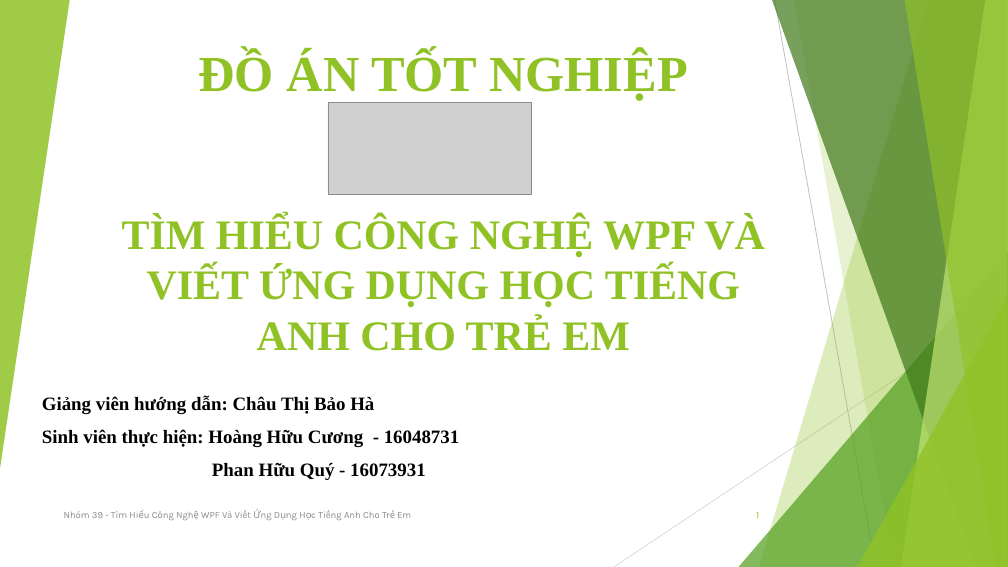
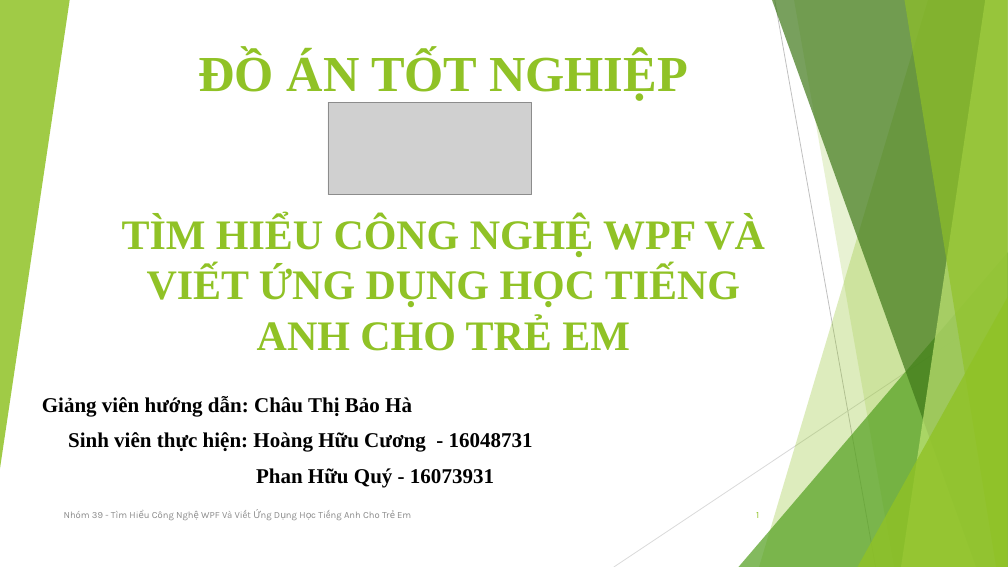
Before and after one commit to hoanghuucuong10/GameEnglish, a slide deck: slide 1 of TaiLieu/SlideBaoCao.pptx. Drawn at 1008x567 pixels with LibreOffice and Linux fonts; fonts in the diff are those of the drawing; grey boxes stand for pictures. Boxes give left, top, right and bottom in pixels: in the first picture for what was removed or moved away, otherwise in the second. Text is boxed around its words. In the diff, an @@ line names an element or a change of style, - is before the commit and + after.

```diff
--- a/TaiLieu/SlideBaoCao.pptx
+++ b/TaiLieu/SlideBaoCao.pptx
@@ subtitle "Giảng viên hướng dẫn: Châu ..." at <box>42,396,533,488</box>: size 18 to 20 pt @@
```
Also in this commit, not shown: 3 other slides changed, 4 slides added, 1 other file.
